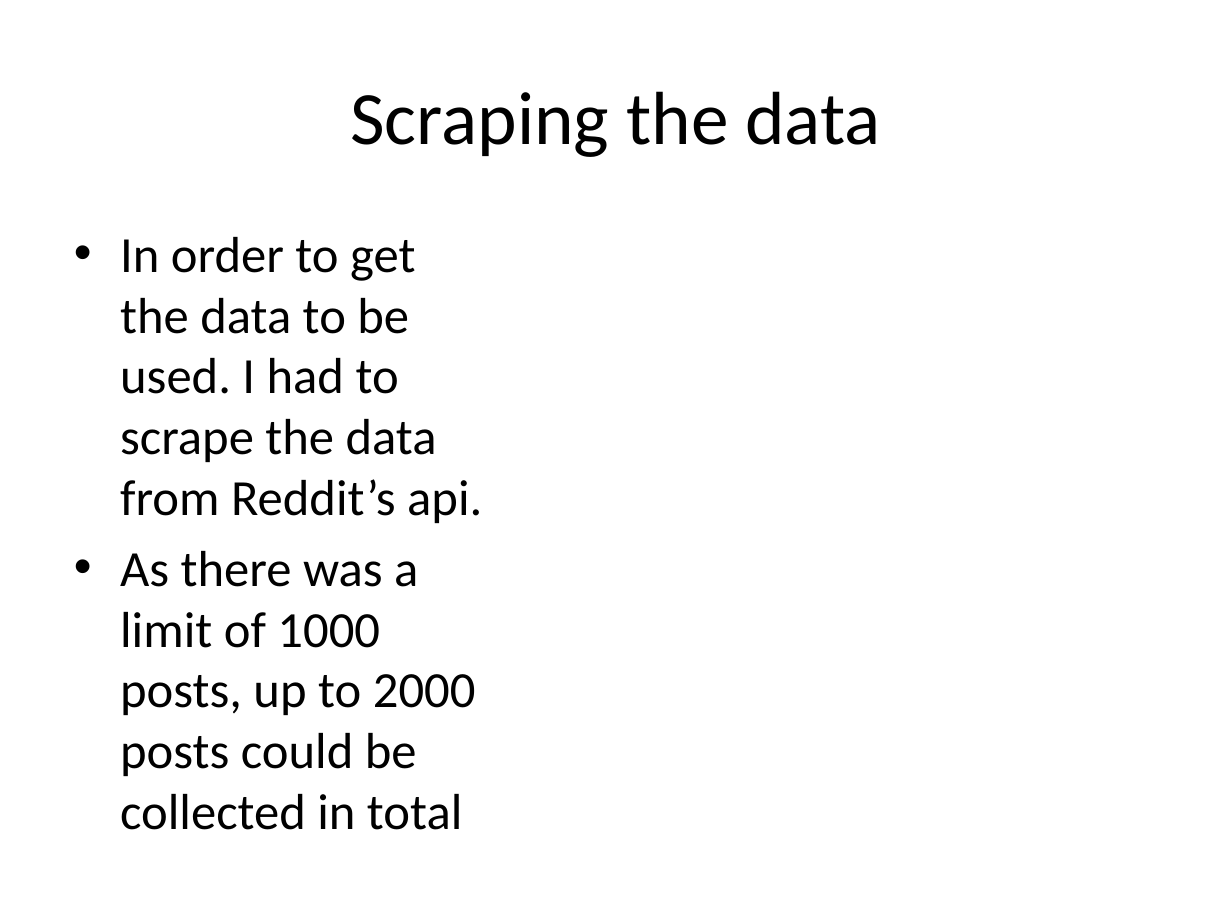
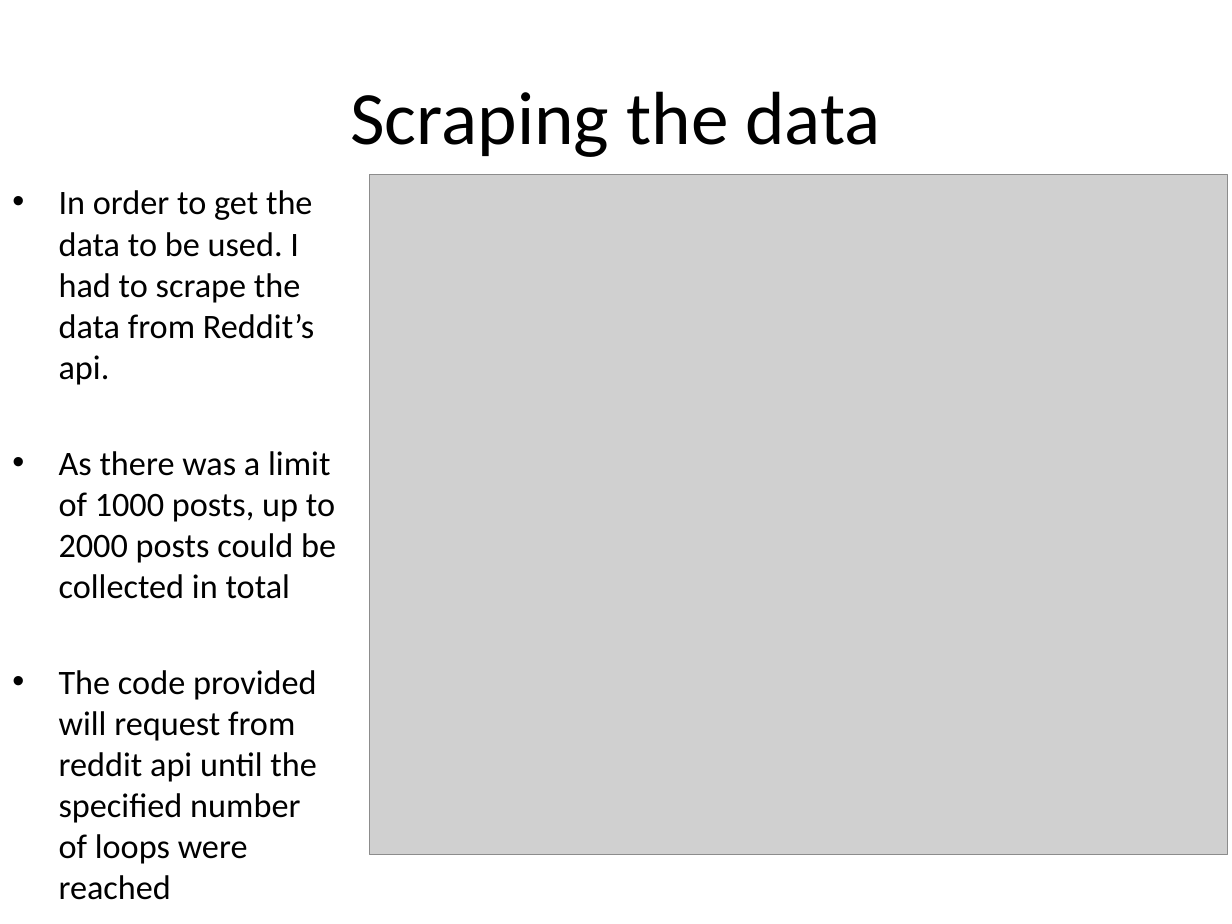
Before and after one commit to dantawesi/Classifying-Subreddits-with-NLP, a slide deck: slide 3 of Subreddit Classification.pptm. Drawn at 1232x924 pixels with LibreOffice and Linux fonts; fonts in the diff are those of the drawing; grey boxes stand for pictures. Boxes give left, top, right and bottom in pixels: in the first picture for what was removed or moved away, otherwise in the second. Text is boxed around its words. In the diff, an @@ line names an element or a change of style, - is before the commit and + after.

```diff
--- a/Subreddit Classification.pptm
+++ b/Subreddit Classification.pptm
@@ text "In order to get the ...": place and size @@
-text "In order to get the ..." at (120, 237, 482, 830)
+text "In order to get the ..." at (59, 190, 336, 864)
@@ picture added at (370, 175, 1228, 855) @@
@@ text at (59, 190, 336, 599): size 29.6 to 20 pt in "In order to get the data to ...", "As there was a limit of 1000 ..."; less space between paragraphs @@
@@ text at (59, 670, 317, 864): paragraph added @@
+• The code provided will request from reddit api until the specified number of loops were reached
```
Also in this commit, not shown: 3 other slides changed, 12 slides added, 9 slides removed, 1 other file.
